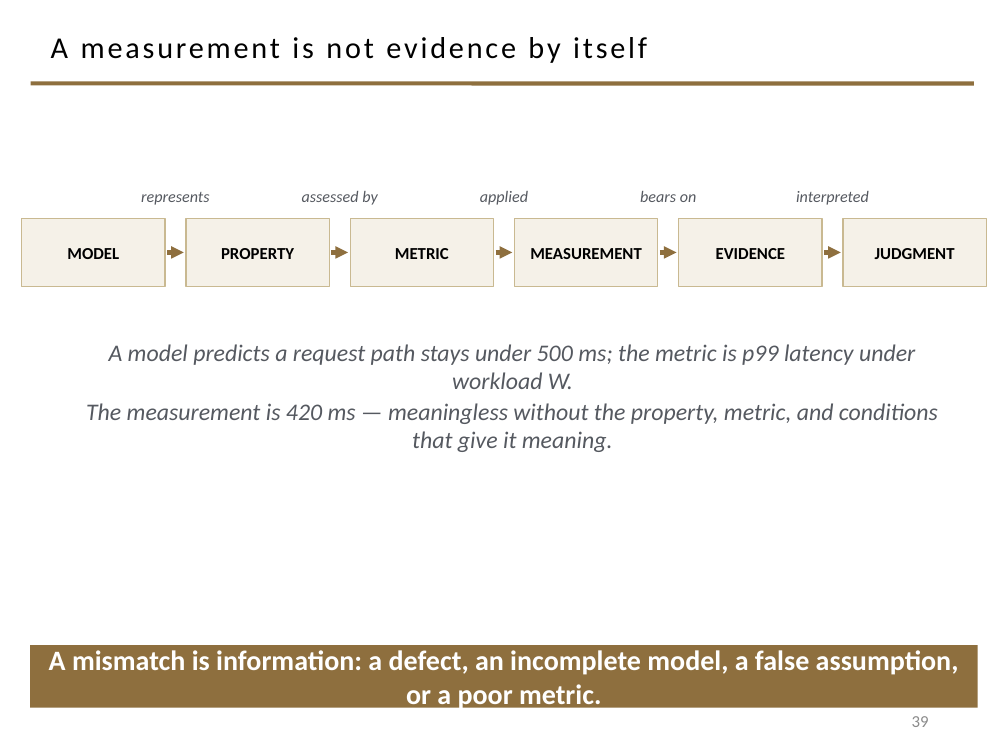
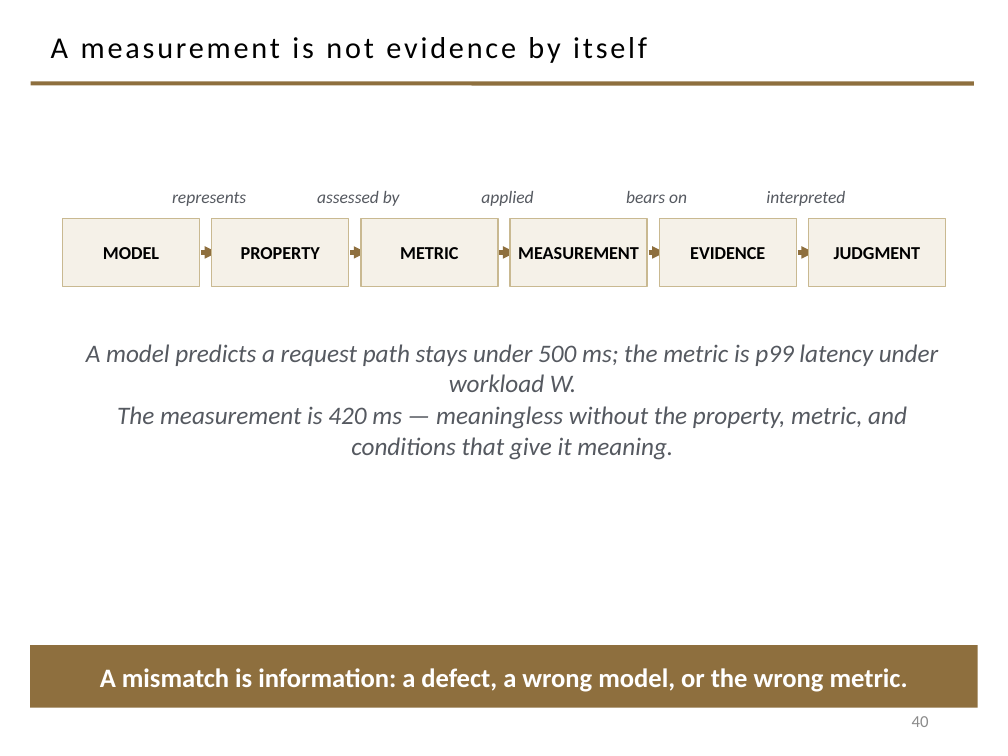
Before and after one commit to davisjam/model-based-agentic-software-engineering, a slide deck: slide 40 of course/lectures/act-1-foundations/08-validation/1-8-Validation.pptx (slide 39 before the commit). Drawn at 1008x756 pixels with LibreOffice and Linux fonts; fonts in the diff are those of the drawing; background and template pictures are left out. Boxes give left, top, right and bottom in pixels: in the first picture for what was removed or moved away, otherwise in the second. Text is boxed around its words. In the diff, an @@ line names an element or a change of style, - is before the commit and + after.

```diff
--- a/course/lectures/act-1-foundations/08-validation/1-8-Validation.pptx
+++ b/course/lectures/act-1-foundations/08-validation/1-8-Validation.pptx
@@ size 11.5 to 12.5 pt in 5 elements at (481,191,533,206), (626,191,687,203), (317,191,400,206), (766,191,845,206), (172,192,246,206) @@
@@ text "represents": place and size @@
-text "represents" at (141,192,209,205)
+text "represents" at (172,192,246,206)
@@ text "assessed by": place and size @@
-text "assessed by" at (302,191,377,205)
+text "assessed by" at (317,191,400,206)
@@ text "bears on": place and size @@
-text "bears on" at (640,191,697,202)
+text "bears on" at (626,191,687,203)
@@ text "interpreted": place and size @@
-text "interpreted" at (796,191,869,205)
+text "interpreted" at (766,191,845,206)
@@ rectangle "MODEL": place and size @@
-rectangle "MODEL" at (22,219,165,287)
+rectangle "MODEL" at (62,219,200,287)
@@ rectangle "PROPERTY": place and size @@
-rectangle "PROPERTY" at (185,219,329,287)
+rectangle "PROPERTY" at (212,219,349,287)
@@ rectangle "METRIC": place and size @@
-rectangle "METRIC" at (350,219,493,287)
+rectangle "METRIC" at (361,219,498,287)
@@ rectangle "MEASUREMENT": place and size @@
-rectangle "MEASUREMENT" at (514,219,657,287)
+rectangle "MEASUREMENT" at (510,219,647,287)
@@ rectangle "EVIDENCE": place and size @@
-rectangle "EVIDENCE" at (678,219,822,287)
+rectangle "EVIDENCE" at (659,219,796,287)
@@ size 12 to 13 pt in 6 elements at (510,219,647,287), (361,219,498,287), (659,219,796,287), (212,219,349,287), (62,219,200,287), (808,219,946,287) @@
@@ rectangle "JUDGMENT": place and size @@
-rectangle "JUDGMENT" at (843,219,986,287)
+rectangle "JUDGMENT" at (808,219,946,287)
@@ arrow moved from (167, 252) - (183, 252) to (202, 252) - (217, 252) @@
@@ arrow moved from (332, 252) - (348, 252) to (351, 252) - (366, 252) @@
@@ arrow moved from (496, 252) - (512, 252) to (500, 252) - (516, 252) @@
@@ arrow moved from (660, 252) - (676, 252) to (648, 252) - (664, 252) @@
@@ arrow moved from (825, 252) - (841, 252) to (798, 252) - (813, 252) @@
@@ text "A model predicts a request ..." at (86,344,938,460): size 17 to 18 pt @@
@@ text in rectangle at (100,668,908,692): text changed; size 20 to 19 pt @@
-A mismatch is information: a defect, an incomplete model, a false assumption, or a poor metric.
+A mismatch is information: a defect, a wrong model, or the wrong metric.
@@ page number at (912,716,929,727): text changed @@
-39
+40
```
Also in this commit, not shown: 22 other slides changed, 15 slides added, 7 slides removed.
